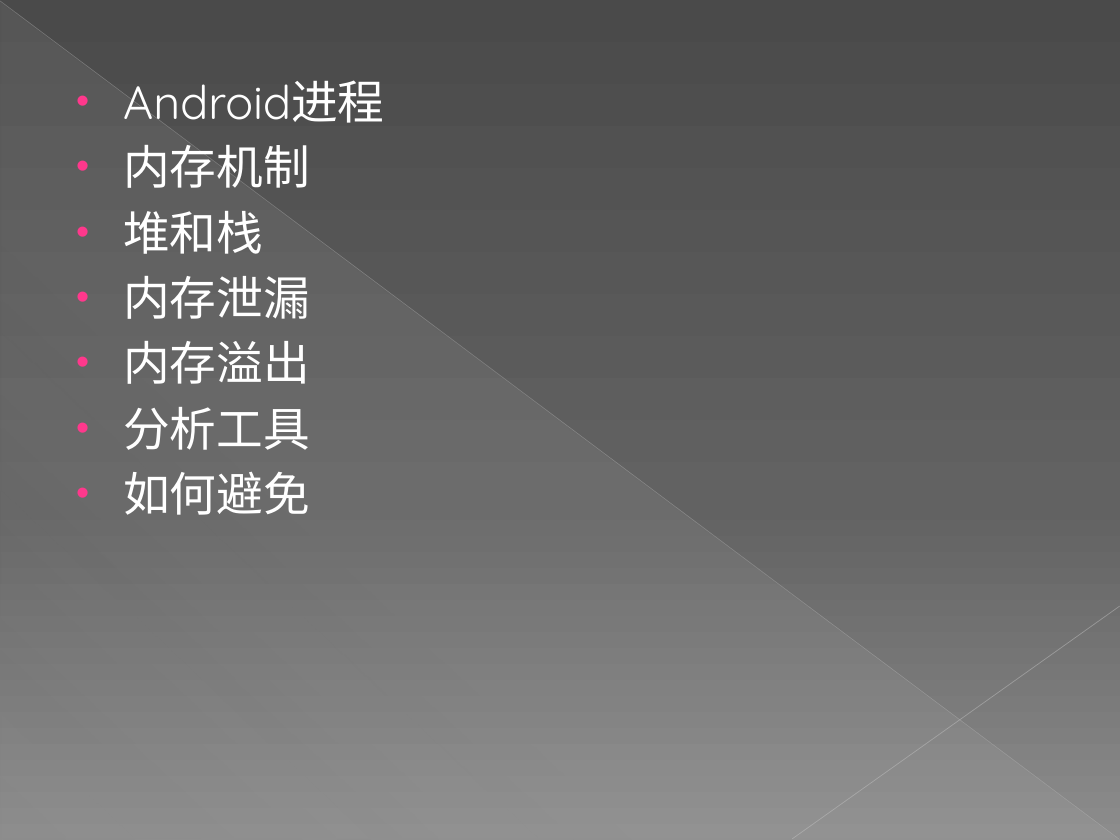
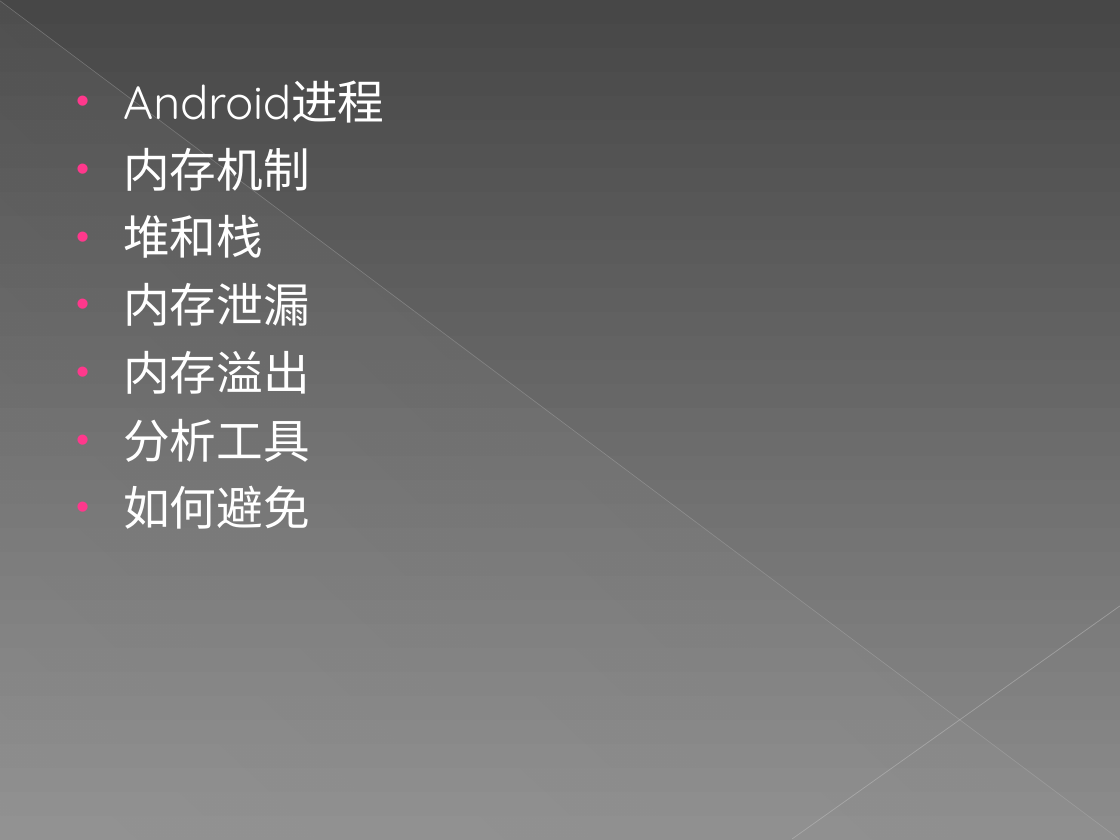
Before and after one commit to Horizonxy/mango, a slide deck: slide 2 of Android内存分析.ppt. Drawn at 1120x840 pixels with LibreOffice and Linux fonts; fonts in the diff are those of the drawing. Boxes give left, top, right and bottom in pixels: in the first picture for what was removed or moved away, otherwise in the second. Text is boxed around its words. In the diff, an @@ line names an element or a change of style, - is before the commit and + after.

```diff
--- a/Android内存分析.ppt
+++ b/Android内存分析.ppt
@@ background gradient #4A4A4A to #626262 to #8C8C8C to gradient #474747 to #8C8C8C @@
@@ line (0, 1) - (1119, 839): stroke #BFBFBF 0.39 pt to #BFBFBF 0.4 pt @@
@@ text "Android进程" at bbox=[123, 80, 384, 529]: more space between paragraphs @@
```
Also in this commit, not shown: 6 other slides changed, 11 slides added, 1 slide removed, 24 other files.
